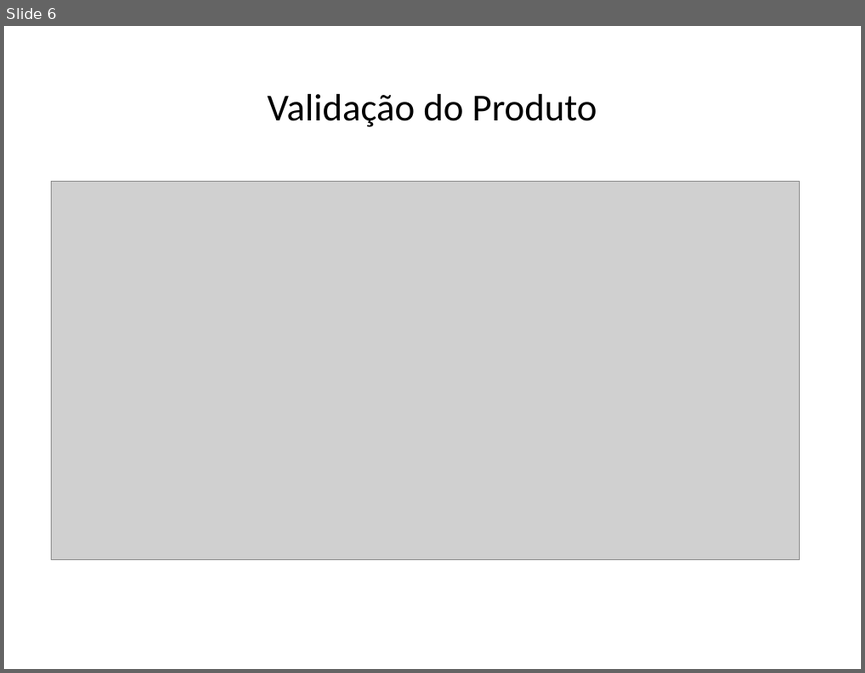
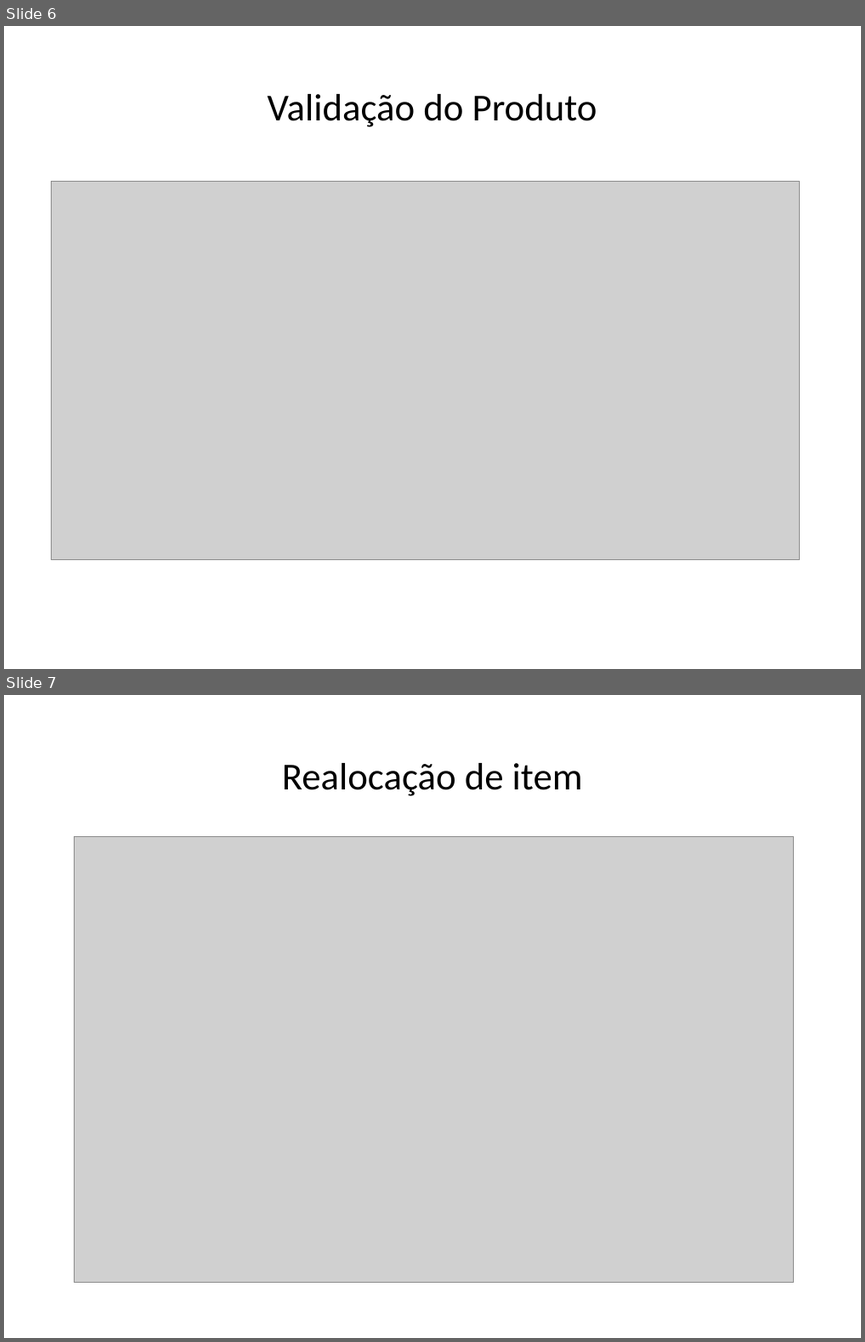
Before and after one commit to ElisangeladeSouza/infosaude-atendimento-clinico, a slide deck: PROJETO-INFOSAUDEAC/001-ACOMPANHAMENTO/ITERACAO_5/APR-APRESENTACAO_DE_RESULTADOS.odp. Shown one above the other, each under a label of ours: slide 6 before the commit, slides 6 and 7 after it. The pictures are 865x673 and 865x1342 pixels, drawn with LibreOffice and Linux fonts; fonts in the diff are those of the drawing; grey boxes stand for pictures; background and template pictures are left out. Boxes give left, top, right and bottom in pixels: in the first picture for what was removed or moved away, otherwise in the second. Text is boxed around its words. In the diff, an @@ line names an element or a change of style, - is before the commit and + after.

Commit message:
Adição de Tela de confirmação de cliente sobre item não-entregue e realocação do mesmo para a próxima iteração.

```diff
--- a/PROJETO-INFOSAUDEAC/001-ACOMPANHAMENTO/ITERACAO_5/APR-APRESENTACAO_DE_RESULTADOS.odp
+++ b/PROJETO-INFOSAUDEAC/001-ACOMPANHAMENTO/ITERACAO_5/APR-APRESENTACAO_DE_RESULTADOS.odp
@@ slide 7 added at (4,695,861,1338), background picture (left out) @@
@@ title added at (282,763,583,796), 32 pt, text #000000 @@
+Realocação de item
@@ picture added at (75,836,793,1281) @@
```
